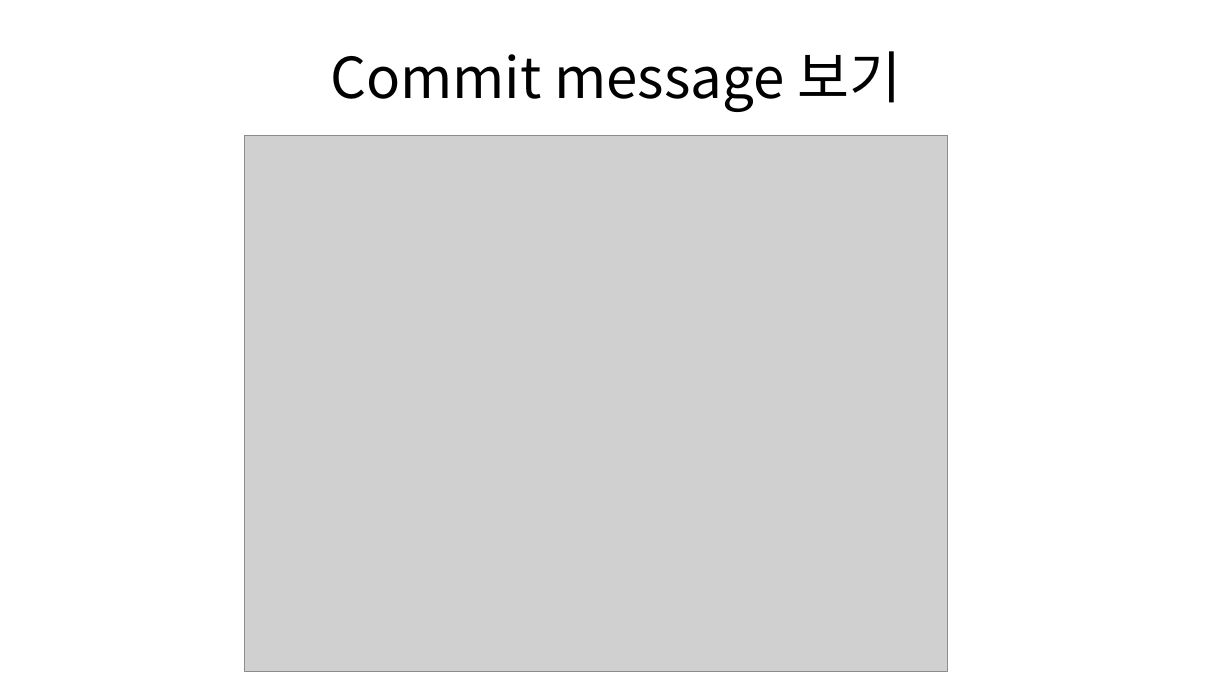
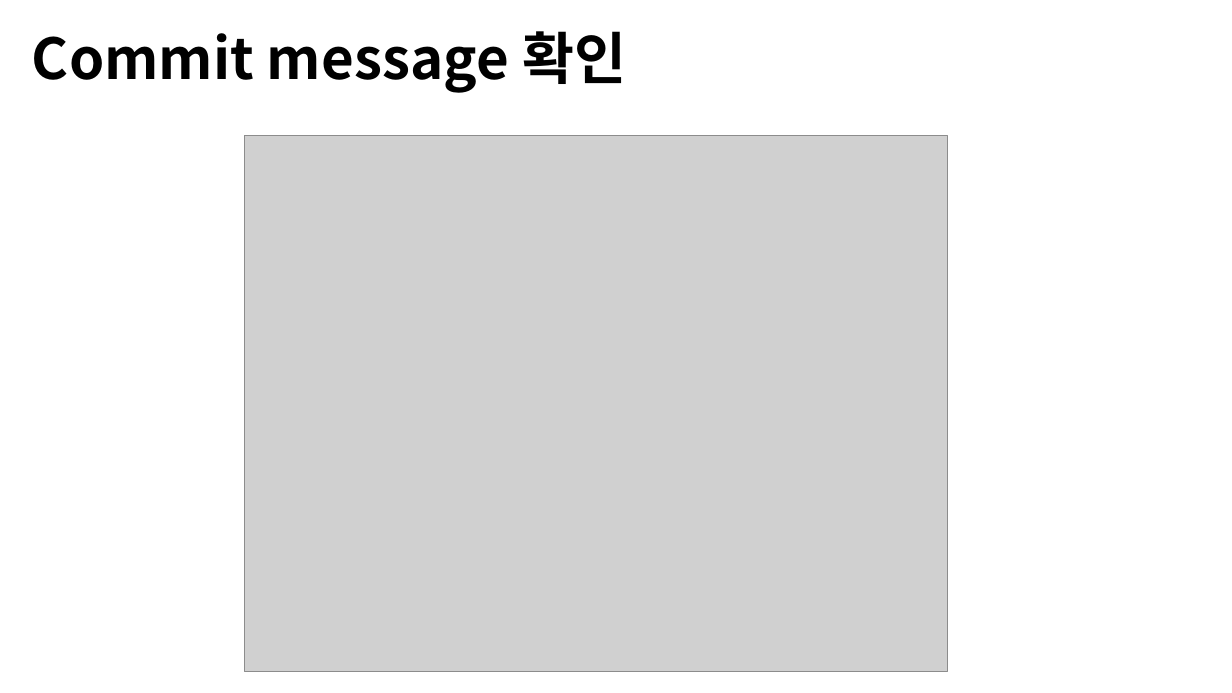
Before and after one commit to Open-Source-Programming/OpenSource-Lec, a slide deck: slide 17 of 09-Github1.pptx (slide 13 before the commit). Drawn at 1232x693 pixels with LibreOffice and Linux fonts; fonts in the diff are those of the drawing; grey boxes stand for pictures; background and template pictures are left out. Boxes give left, top, right and bottom in pixels: in the first picture for what was removed or moved away, otherwise in the second. Text is boxed around its words. In the diff, an @@ line names an element or a change of style, - is before the commit and + after.

```diff
--- a/09-Github1.pptx
+++ b/09-Github1.pptx
@@ title at (32, 31, 626, 93): text changed; bold on @@
-Commit message 보기
+Commit message 확인
```
Also in this commit, not shown: 10 other slides changed, 16 slides added, 1 slide removed, 1 other file.
